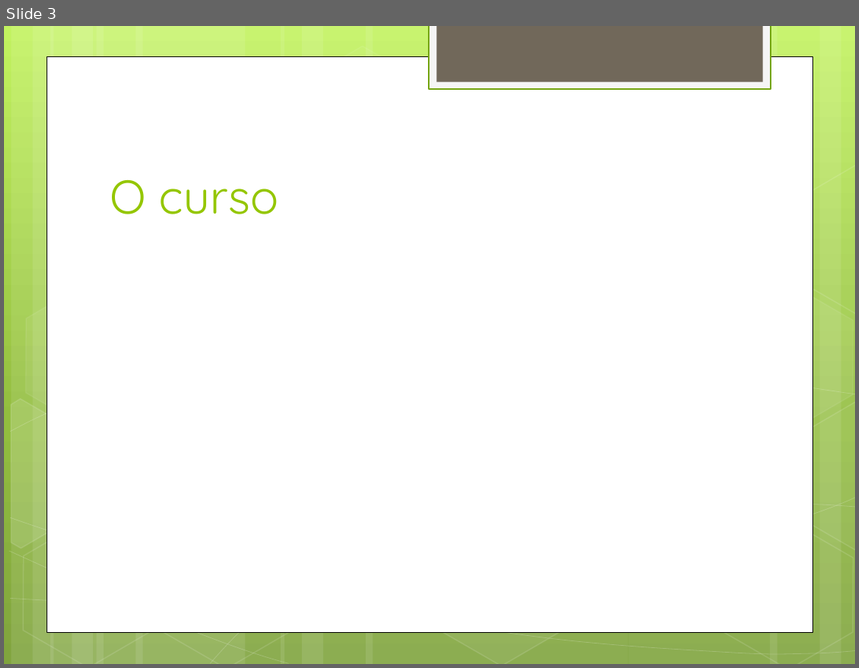
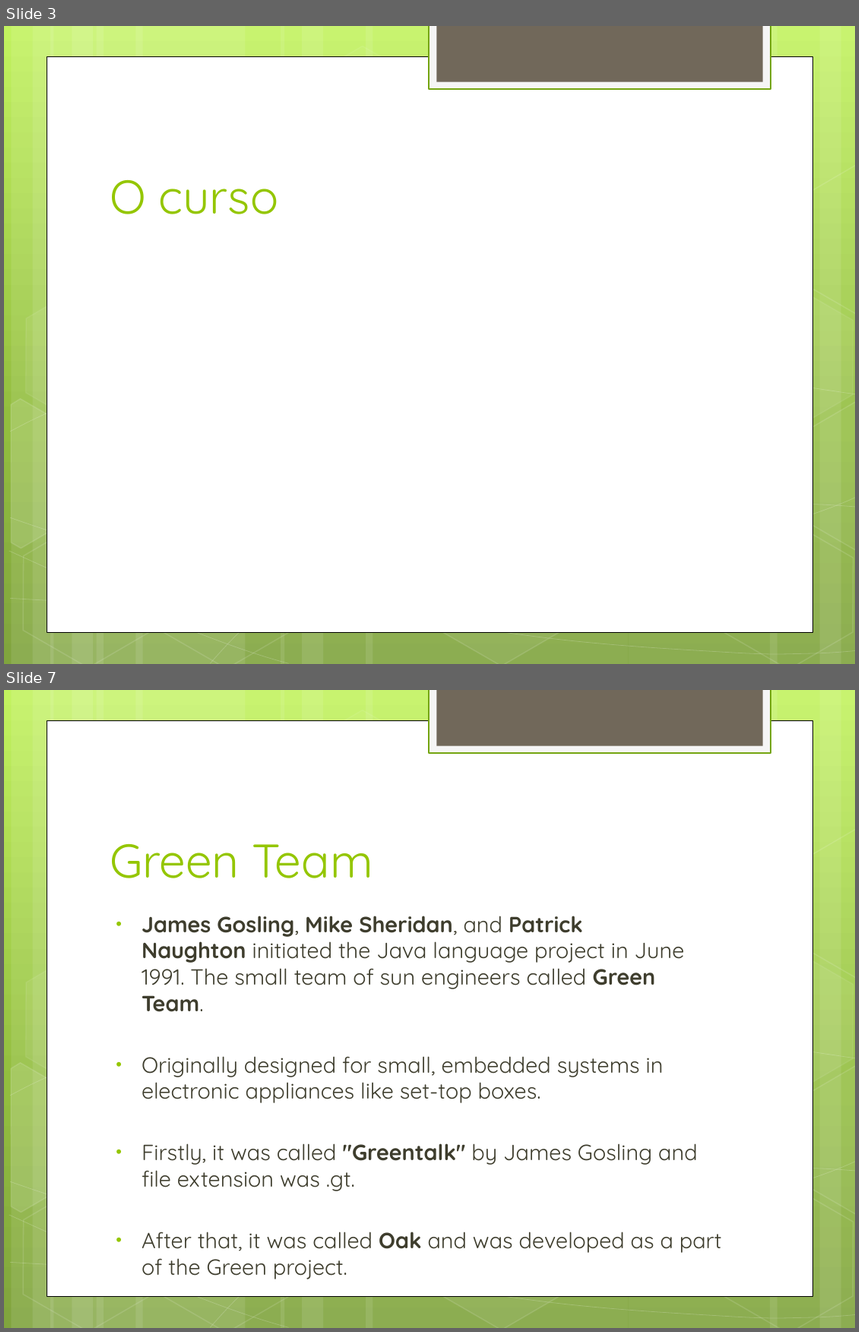
Before and after one commit to daividssilverio/altaperformance, a slide deck: doc/Alta Performance com Java.pptx. Shown one above the other, each under a label of ours: slide 3 before the commit, slides 3 and 7 after it; the slides between them are not shown. The pictures are 859x668 and 859x1332 pixels, drawn with LibreOffice and Linux fonts; fonts in the diff are those of the drawing. Boxes give left, top, right and bottom in pixels: in the first picture for what was removed or moved away, otherwise in the second. Text is boxed around its words. In the diff, an @@ line names an element or a change of style, - is before the commit and + after.

```diff
--- a/doc/Alta Performance com Java.pptx
+++ b/doc/Alta Performance com Java.pptx
@@ slide 7 added at [4, 690, 855, 1328], background gradient #C3F35F to #93BF3F to #81A53E; not listed: 31 template elements that a slide beside it also shows @@
@@ title added at [110, 844, 373, 878], 40 pt, text #94C600 @@
+Green Team
@@ text added at [142, 916, 722, 1280], 18.6 pt, text #3E3D2D @@
+• James Gosling, Mike Sheridan, and Patrick Naughton initiated the Java language project in June 1991. The small team of sun engineers called Green Team.
+• Originally designed for small, embedded systems in electronic appliances like set-top boxes.
+• Firstly, it was called "Greentalk" by James Gosling and file extension was .gt.
+• After that, it was called Oak and was developed as a part of the Green project.
```
Also in this commit, not shown: 21 other slides added, 2 slides removed.
